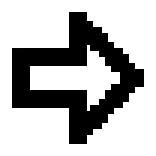
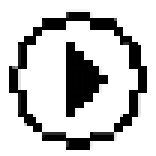
The second 156×156 image is a revision of the first. Changes to its layers:
hid "arrow-right-bold.svg" over bbox(12, 12, 144, 144)
added layer "play" above "fundo-white" over bbox(9, 9, 147, 150)
